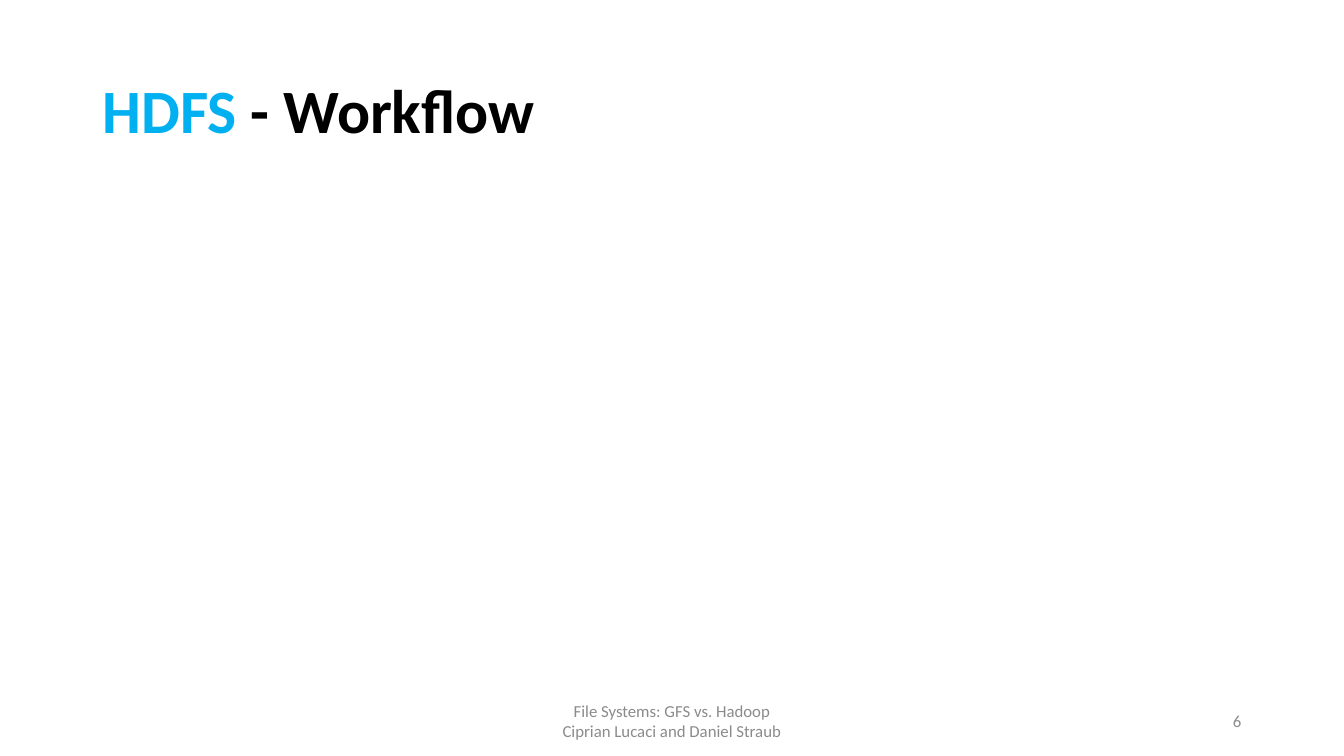
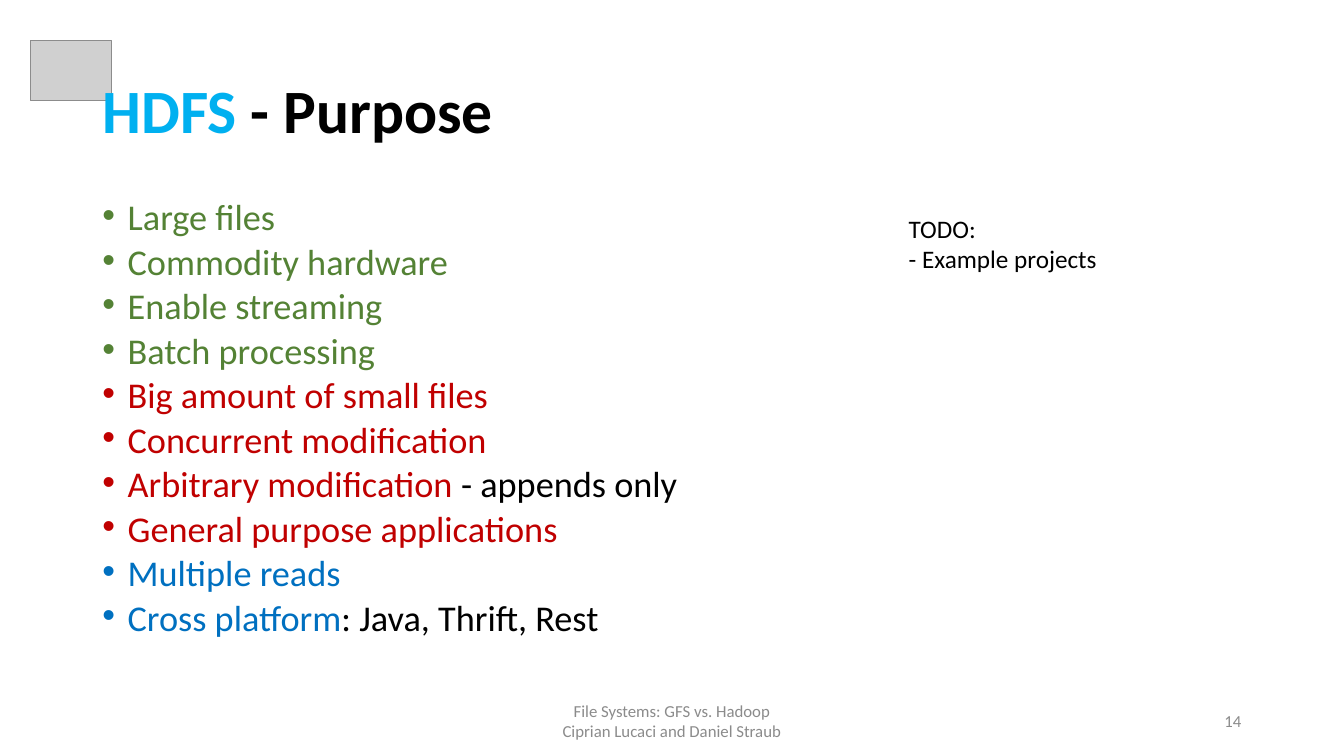
Before and after one commit to cipri7329/ss15-seminar, a slide deck: slide 14 of Presentation/DistributedFileSystems_Cipri.pptx (slide 6 before the commit). Drawn at 1344x756 pixels with LibreOffice and Linux fonts; fonts in the diff are those of the drawing; grey boxes stand for pictures; background and template pictures are left out. Boxes give left, top, right and bottom in pixels: in the first picture for what was removed or moved away, otherwise in the second. Text is boxed around its words. In the diff, an @@ line names an element or a change of style, - is before the commit and + after.

```diff
--- a/Presentation/DistributedFileSystems_Cipri.pptx
+++ b/Presentation/DistributedFileSystems_Cipri.pptx
@@ picture added at <box>30,40,111,101</box> @@
@@ title at <box>102,82,493,143</box>: text changed @@
-HDFS - Workflow
+HDFS - Purpose
@@ text added at <box>128,205,677,637</box>, 25.9 pt, text #C00000 @@
+• Large files
+• Commodity hardware
+• Enable streaming
+• Batch processing
+• Big amount of small files
+• Concurrent modification
+• Arbitrary modification - appends only
+• General purpose applications
+• Multiple reads
+• Cross platform: Java, Thrift, Rest
@@ text added at <box>909,221,1096,273</box>, 18 pt, text #000000 @@
+TODO:
+- Example projects
@@ page number at <box>1224,716,1241,727</box>: text changed @@
-6
+14
```
Also in this commit, not shown: 8 other slides changed, 7 slides added, 2 other files.
